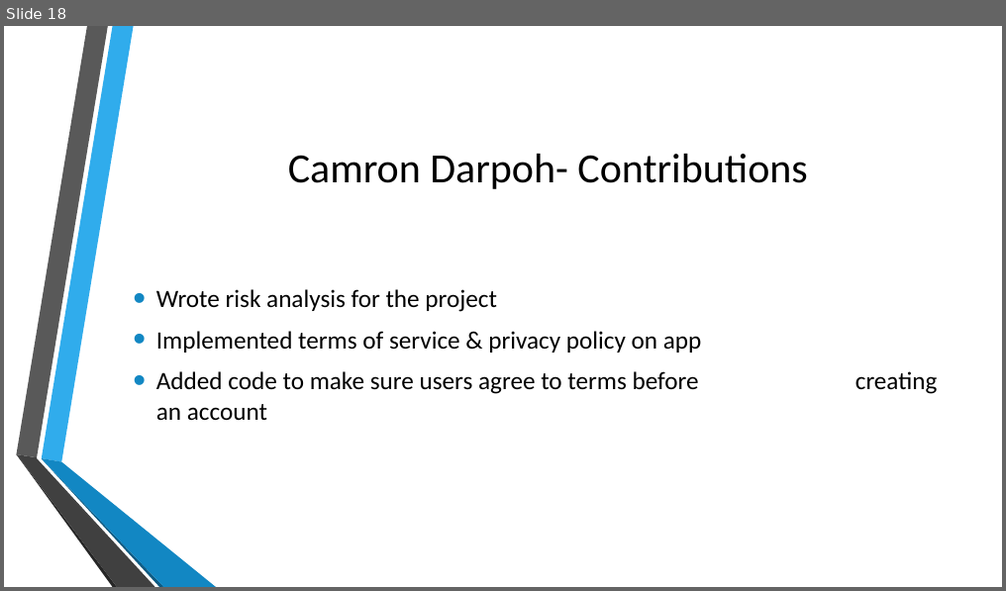
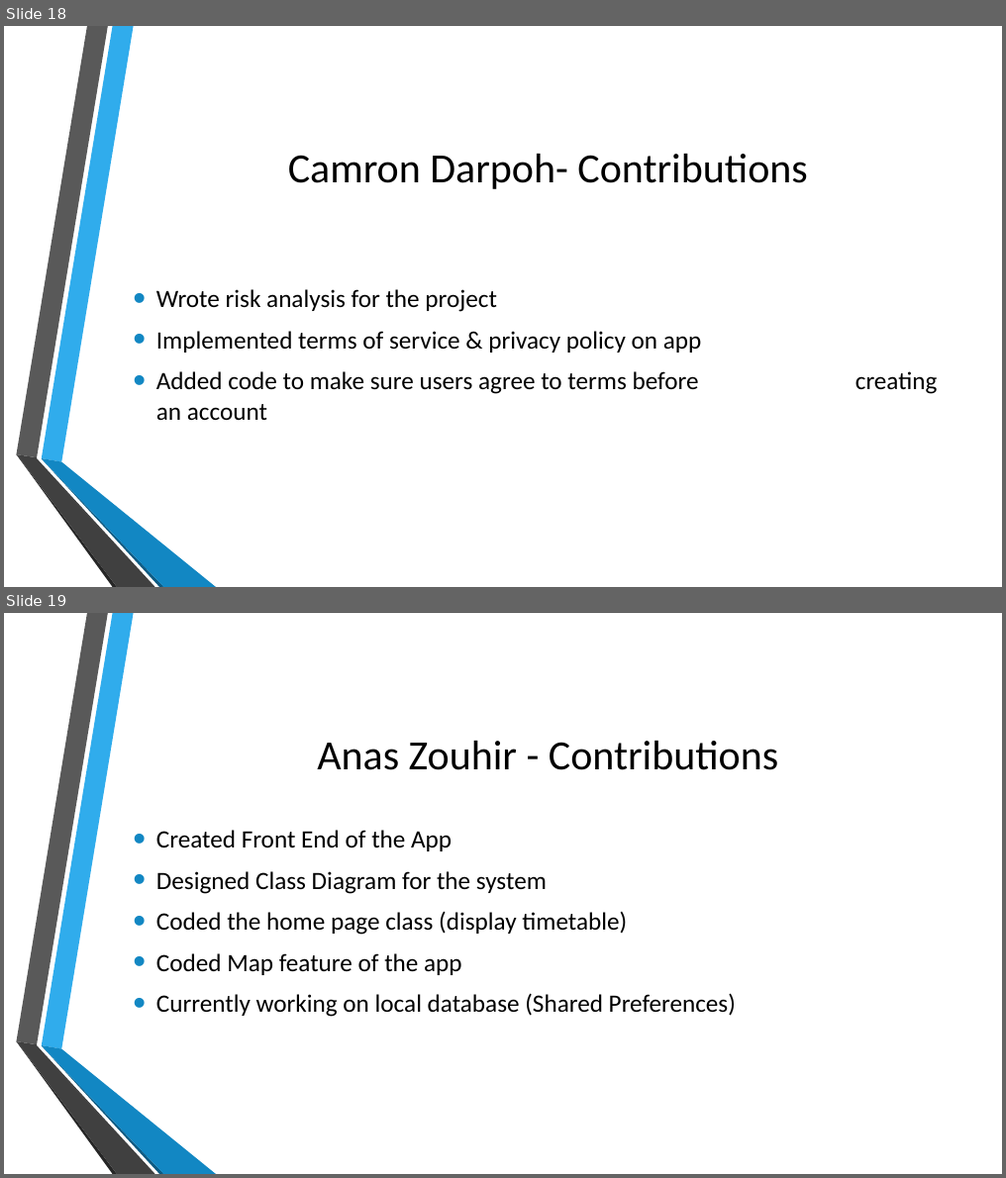
Before and after one commit to FrancoEvett/BETTer-App-Group27, a slide deck: Documentation/Group 27 BETTer Project.pptx. Shown one above the other, each under a label of ours: slide 18 before the commit, slides 18 and 19 after it. The pictures are 1006x591 and 1006x1178 pixels, drawn with LibreOffice and Linux fonts; fonts in the diff are those of the drawing; background and template pictures are left out. Boxes give left, top, right and bottom in pixels: in the first picture for what was removed or moved away, otherwise in the second. Text is boxed around its words. In the diff, an @@ line names an element or a change of style, - is before the commit and + after.

```diff
--- a/Documentation/Group 27 BETTer Project.pptx
+++ b/Documentation/Group 27 BETTer Project.pptx
@@ slide 19 added at box(4, 613, 1002, 1174), background picture (left out); not listed: 6 template elements that a slide beside it also shows @@
@@ text added at box(317, 741, 778, 770), 40 pt, text #000000 @@
+Anas Zouhir - Contributions
@@ text added at box(156, 830, 736, 1017), 24 pt, text #000000 @@
+• Created Front End of the App
+• Designed Class Diagram for the system
+• Coded the home page class (display timetable)
+• Coded Map feature of the app
+• Currently working on local database (Shared Preferences)
```
